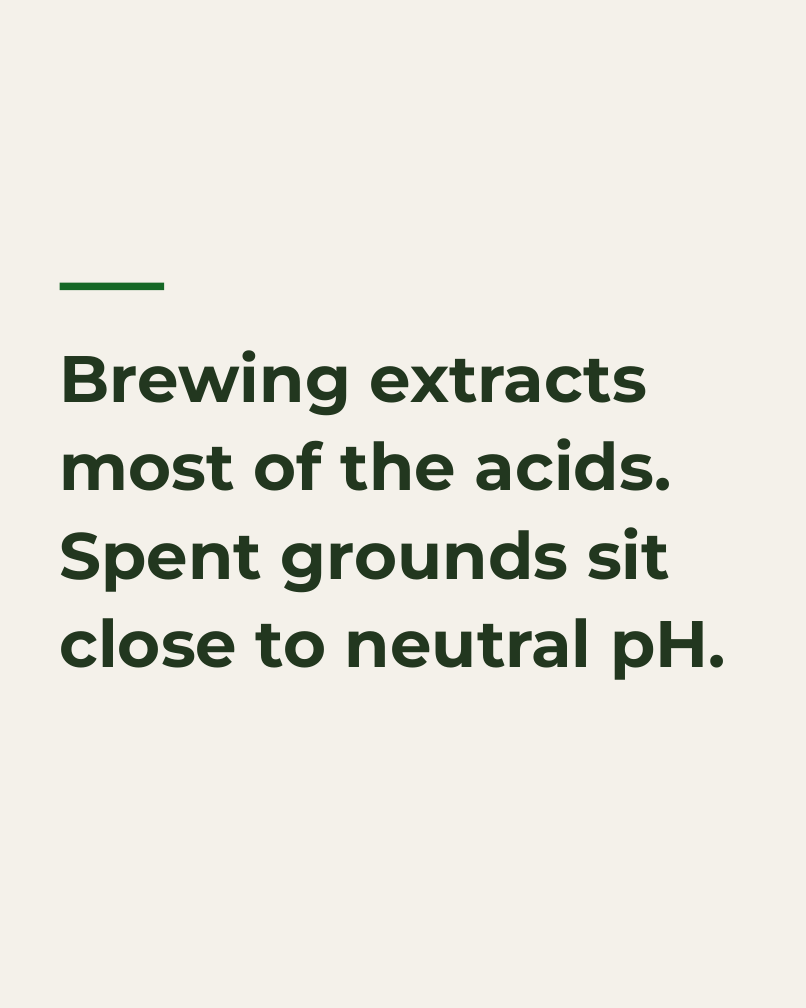
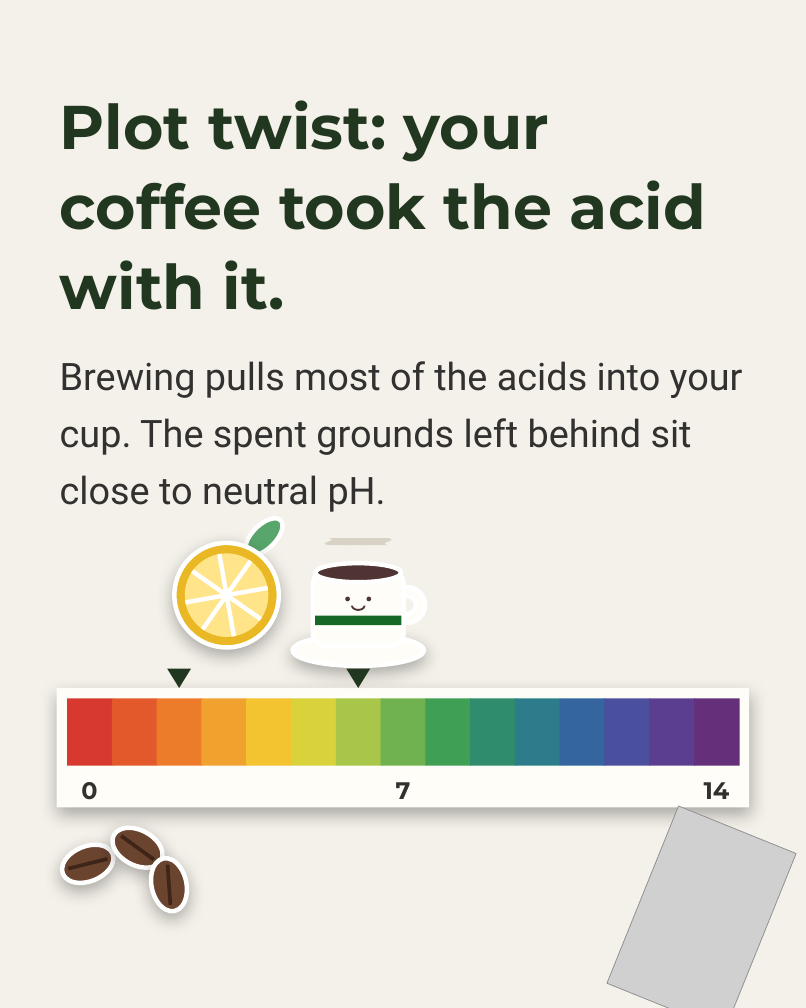
Before and after one commit to linneamoritznyc/SFW-SocialMedia, a slide deck: slide 2 of templates/posts/october/01-10-2026-thu-ig-coffee-myth.pptx. Drawn at 806x1008 pixels with LibreOffice and Linux fonts; fonts in the diff are those of the drawing; grey boxes stand for pictures; background and template pictures are left out. Boxes give left, top, right and bottom in pixels: in the first picture for what was removed or moved away, otherwise in the second. Text is boxed around its words. In the diff, an @@ line names an element or a change of style, - is before the commit and + after.

```diff
--- a/templates/posts/october/01-10-2026-thu-ig-coffee-myth.pptx
+++ b/templates/posts/october/01-10-2026-thu-ig-coffee-myth.pptx
@@ text added at box(60, 100, 706, 310), 62 pt, text #22371F, bold @@
+Plot twist: your coffee took the acid with it.
@@ text at box(60, 361, 743, 512): text changed; size 66 to 38 pt; font Montserrat to Roboto; text colour #22371F to #333130; bold off @@
-Brewing extracts most of the acids. Spent grounds sit close to neutral pH.
+Brewing pulls most of the acids into your cup. The spent grounds left behind sit close to neutral pH.
@@ group added at box(292, 538, 425, 666): 4 ellipses, 3 waves, 1 donut, 1 rounded rectangle, 1 arch (boxed as its full ring) @@
@@ group added at box(166, 511, 289, 655): 4 ellipses, 4 rectangles @@
@@ rectangle: place and size @@
-rectangle at box(59, 282, 164, 289)
+rectangle at box(315, 615, 401, 625)
@@ rectangle added at box(57, 688, 749, 807), fill #FFFDF7 @@
@@ triangle added at box(167, 668, 191, 688), fill #22371F @@
@@ triangle added at box(346, 668, 370, 688), fill #22371F @@
@@ rectangle added at box(67, 698, 113, 765), fill #D7392E @@
@@ rectangle added at box(112, 698, 158, 765), fill #E4592B @@
@@ rectangle added at box(157, 698, 203, 765), fill #EC7B2A @@
@@ rectangle added at box(201, 698, 247, 765), fill #F1A12E @@
@@ rectangle added at box(246, 698, 292, 765), fill #F4C430 @@
@@ rectangle added at box(291, 698, 337, 765), fill #D9D23A @@
@@ rectangle added at box(336, 698, 382, 765), fill #A8C64A @@
@@ rectangle added at box(380, 698, 426, 765), fill #6FB24F @@
@@ rectangle added at box(426, 698, 471, 765), fill #3E9F55 @@
@@ rectangle added at box(470, 698, 516, 765), fill #2F8C6C @@
@@ rectangle added at box(515, 698, 561, 765), fill #2C7C8C @@
@@ rectangle added at box(560, 698, 605, 765), fill #34659E @@
@@ rectangle added at box(605, 698, 651, 765), fill #4A4F9E @@
@@ rectangle added at box(649, 698, 695, 765), fill #5B3E8F @@
@@ rectangle added at box(694, 698, 740, 765), fill #653079 @@
@@ text added at box(81, 782, 97, 800), 24 pt, text #333130, bold @@
+0
@@ text added at box(396, 782, 411, 799), 24 pt, text #333130, bold @@
+7
@@ picture added at box(607, 806, 796, 1008) @@
@@ text added at box(704, 782, 730, 799), 24 pt, text #333130, bold @@
+14
@@ group added at box(56, 819, 191, 914): 3 ellipses, 3 rectangles @@
```
Also in this commit, not shown: 5 other slides changed, 1 slide added, 1 slide removed, 15 other files.
